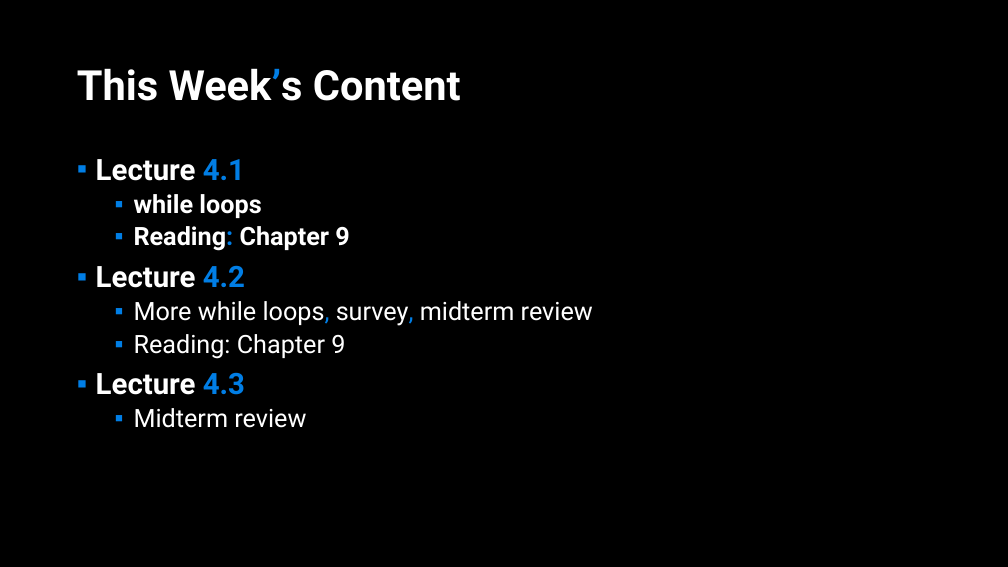
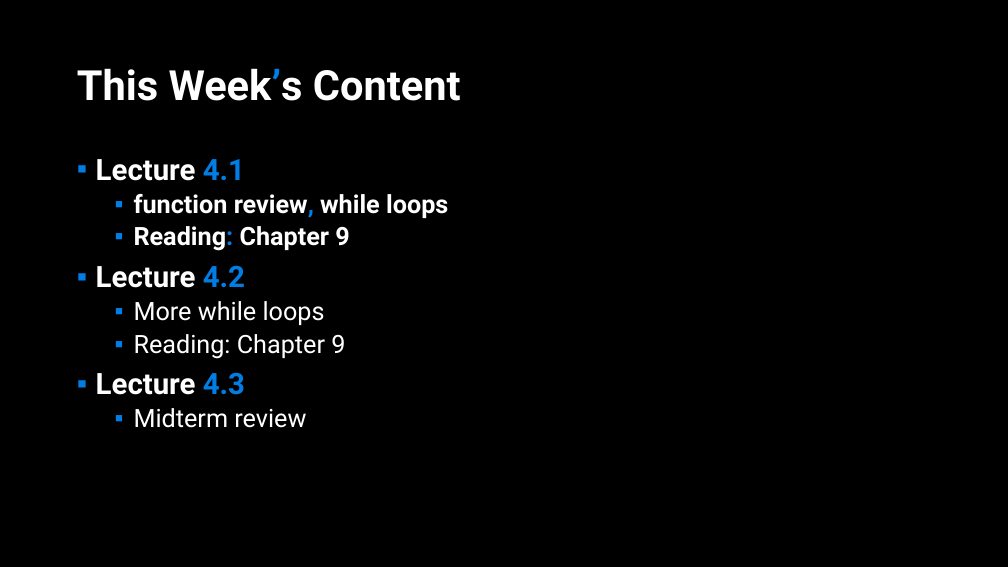
Before and after one commit to APS106/APS106-winter-2023-kinsella-goodfellow, a slide deck: slide 2 of lectures/week4/lecture1/slides/week4_lecture1.pptx. Drawn at 1008x567 pixels with LibreOffice and Linux fonts; fonts in the diff are those of the drawing; background and template pictures are left out. Boxes give left, top, right and bottom in pixels: in the first picture for what was removed or moved away, otherwise in the second. Text is boxed around its words. In the diff, an @@ line names an element or a change of style, - is before the commit and + after.

Commit message:
- week4 content

```diff
--- a/lectures/week4/lecture1/slides/week4_lecture1.pptx
+++ b/lectures/week4/lecture1/slides/week4_lecture1.pptx
@@ text at [134, 194, 448, 218]: text changed @@
-  ▪ while loops
+  ▪ function review, while loops
@@ text at [134, 301, 325, 325]: text changed @@
-  ▪ More while loops, survey, midterm review
+  ▪ More while loops
```
Also in this commit, not shown: 17 other slides changed, 48 slides added, 7 slides removed, 11 other files.
